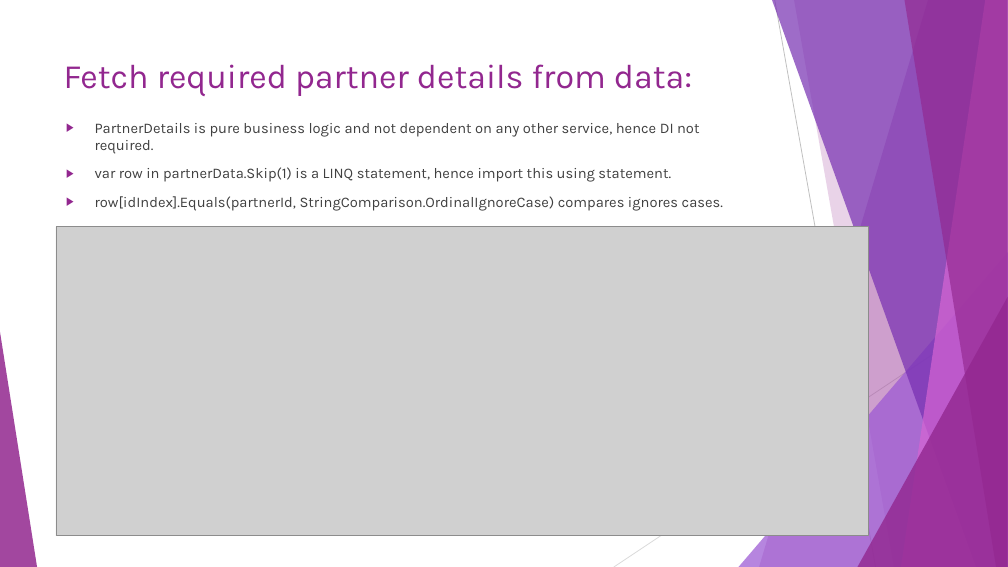
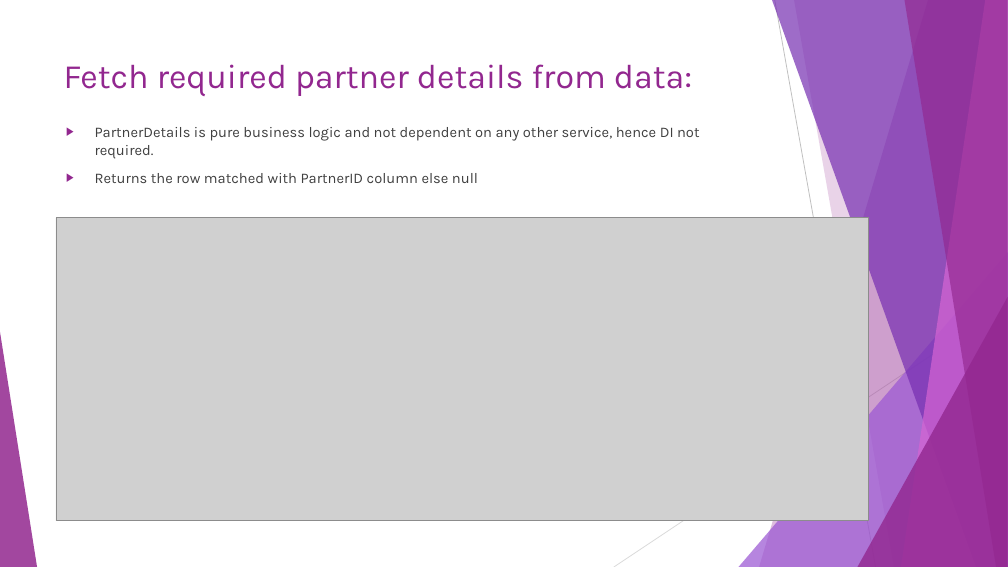
Before and after one commit to Sakthi-kc/Hands-on-.NET-projects, a slide deck: slide 12 of notes/get partner details logics implemented.pptx. Drawn at 1008x567 pixels with LibreOffice and Linux fonts; fonts in the diff are those of the drawing; grey boxes stand for pictures. Boxes give left, top, right and bottom in pixels: in the first picture for what was removed or moved away, otherwise in the second. Text is boxed around its words. In the diff, an @@ line names an element or a change of style, - is before the commit and + after.

```diff
--- a/notes/get partner details logics implemented.pptx
+++ b/notes/get partner details logics implemented.pptx
@@ text at <box>95,173,478,183</box>: text changed @@
-▶ var row in partnerData.Skip(1) is a LINQ statement, hence import this using statement.
-▶ row[idIndex].Equals(partnerId, StringComparison.OrdinalIgnoreCase) compares ignores cases.
+▶ Returns the row matched with PartnerID column else null
@@ picture: place and size @@
-picture at <box>56,227,869,536</box>
+picture at <box>56,218,869,521</box>
```
Also in this commit, not shown: 4 other slides changed, 2 other files.
